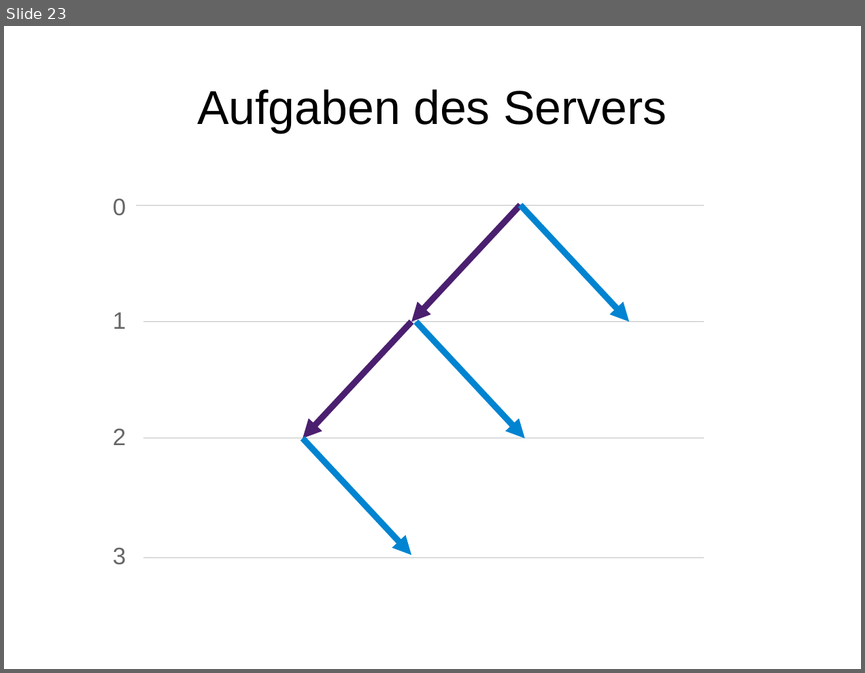
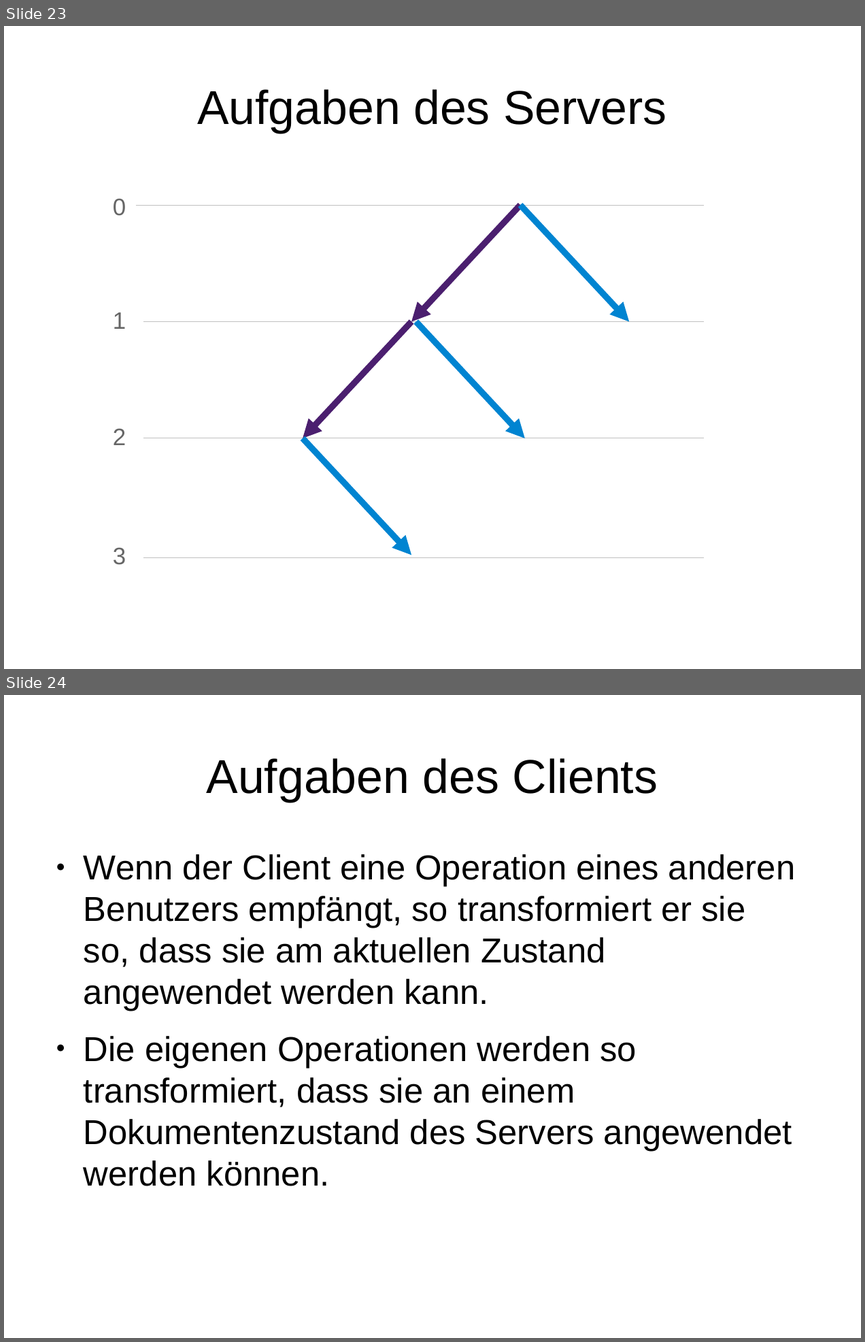
Before and after one commit to timjb/presentations, a slide deck: operational-transformation/operational-transformation.odp. Shown one above the other, each under a label of ours: slide 23 before the commit, slides 23 and 24 after it. The pictures are 865x673 and 865x1342 pixels, drawn with LibreOffice and Linux fonts; fonts in the diff are those of the drawing. Boxes give left, top, right and bottom in pixels: in the first picture for what was removed or moved away, otherwise in the second. Text is boxed around its words. In the diff, an @@ line names an element or a change of style, - is before the commit and + after.

Commit message:
Aufgaben des Clients beschreiben, Demo Slide, Links

```diff
--- a/operational-transformation/operational-transformation.odp
+++ b/operational-transformation/operational-transformation.odp
@@ slide 24 added at (x1=4, y1=695, x2=861, y2=1338), background #FFFFFF @@
@@ title added at (x1=207, y1=758, x2=657, y2=802), 44 pt, text #000000 @@
+Aufgaben des Clients
@@ text added at (x1=84, y1=854, x2=795, y2=1186), 32 pt, text #000000 @@
+● Wenn der Client eine Operation eines anderen Benutzers empfängt, so transformiert er sie so, dass sie am aktuellen Zustand angewendet werden kann.
+● Die eigenen Operationen werden so transformiert, dass sie an einem Dokumentenzustand des Servers angewendet werden können.
```
Also in this commit, not shown: 1 slide changed, 7 other slides added, 1 other file.
